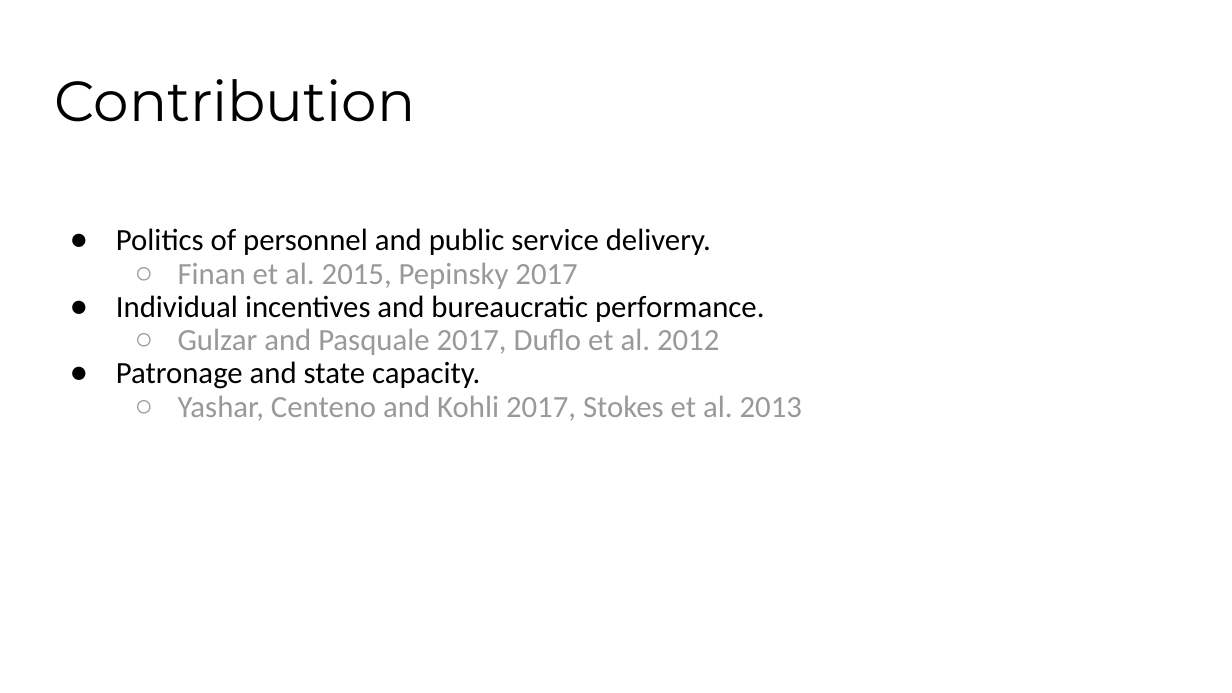
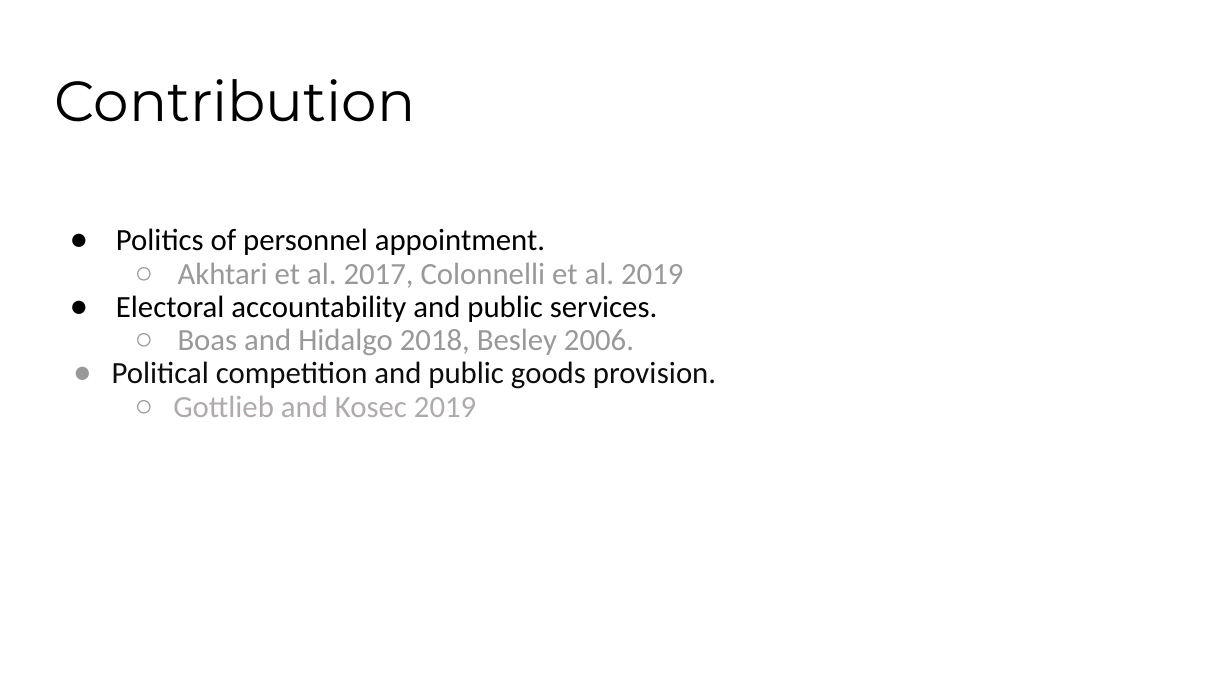
Before and after one commit to galileukim/patronage-education, a slide deck: slide 7 of presentation/2020_presentation_patronage_brazil_lab.pptx. Drawn at 1232x693 pixels with LibreOffice and Linux fonts; fonts in the diff are those of the drawing. Boxes give left, top, right and bottom in pixels: in the first picture for what was removed or moved away, otherwise in the second. Text is boxed around its words. In the diff, an @@ line names an element or a change of style, - is before the commit and + after.

```diff
--- a/presentation/2020_presentation_patronage_brazil_lab.pptx
+++ b/presentation/2020_presentation_patronage_brazil_lab.pptx
@@ text at <box>112,228,716,417</box>: text changed @@
-● Politics of personnel and public service delivery.
-  ○ Finan et al. 2015, Pepinsky 2017
-● Individual incentives and bureaucratic performance.
-  ○ Gulzar and Pasquale 2017, Duflo et al. 2012
-● Patronage and state capacity.
-  ○ Yashar, Centeno and Kohli 2017, Stokes et al. 2013
+● Politics of personnel appointment.
+  ○ Akhtari et al. 2017, Colonnelli et al. 2019
+● Electoral accountability and public services.
+  ○ Boas and Hidalgo 2018, Besley 2006.
+● Political competition and public goods provision.
+  ○ Gottlieb and Kosec 2019
```
Also in this commit, not shown: 7 other slides changed, 4 slides added, 2 slides removed, 2 other files.
